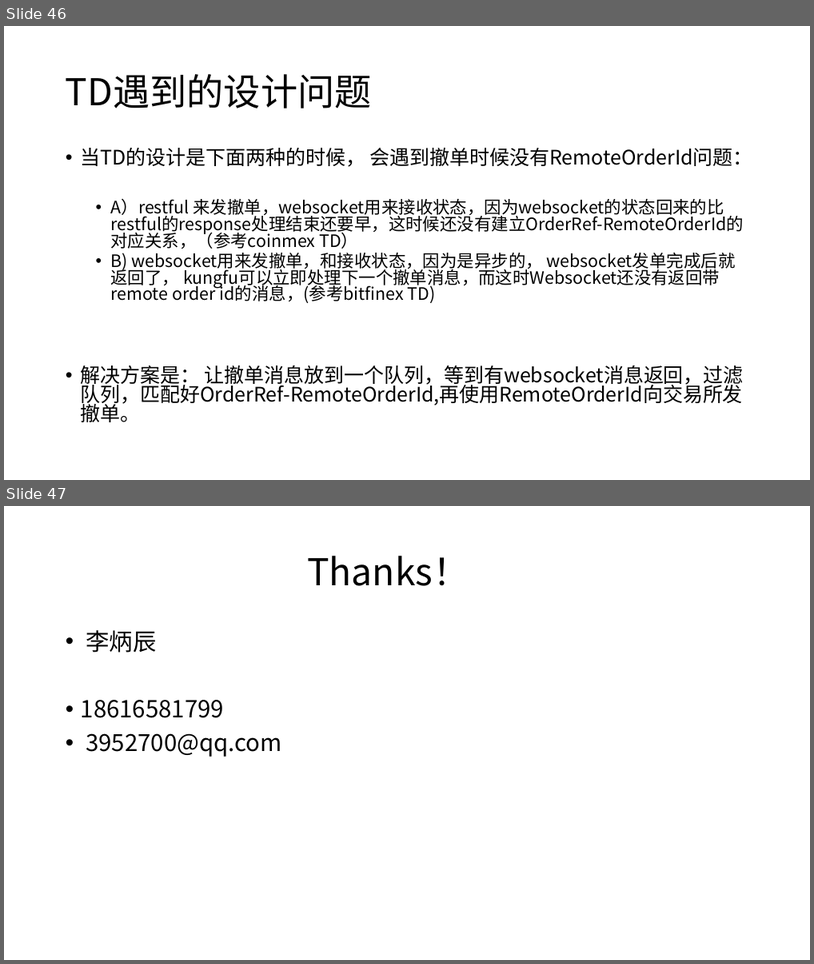
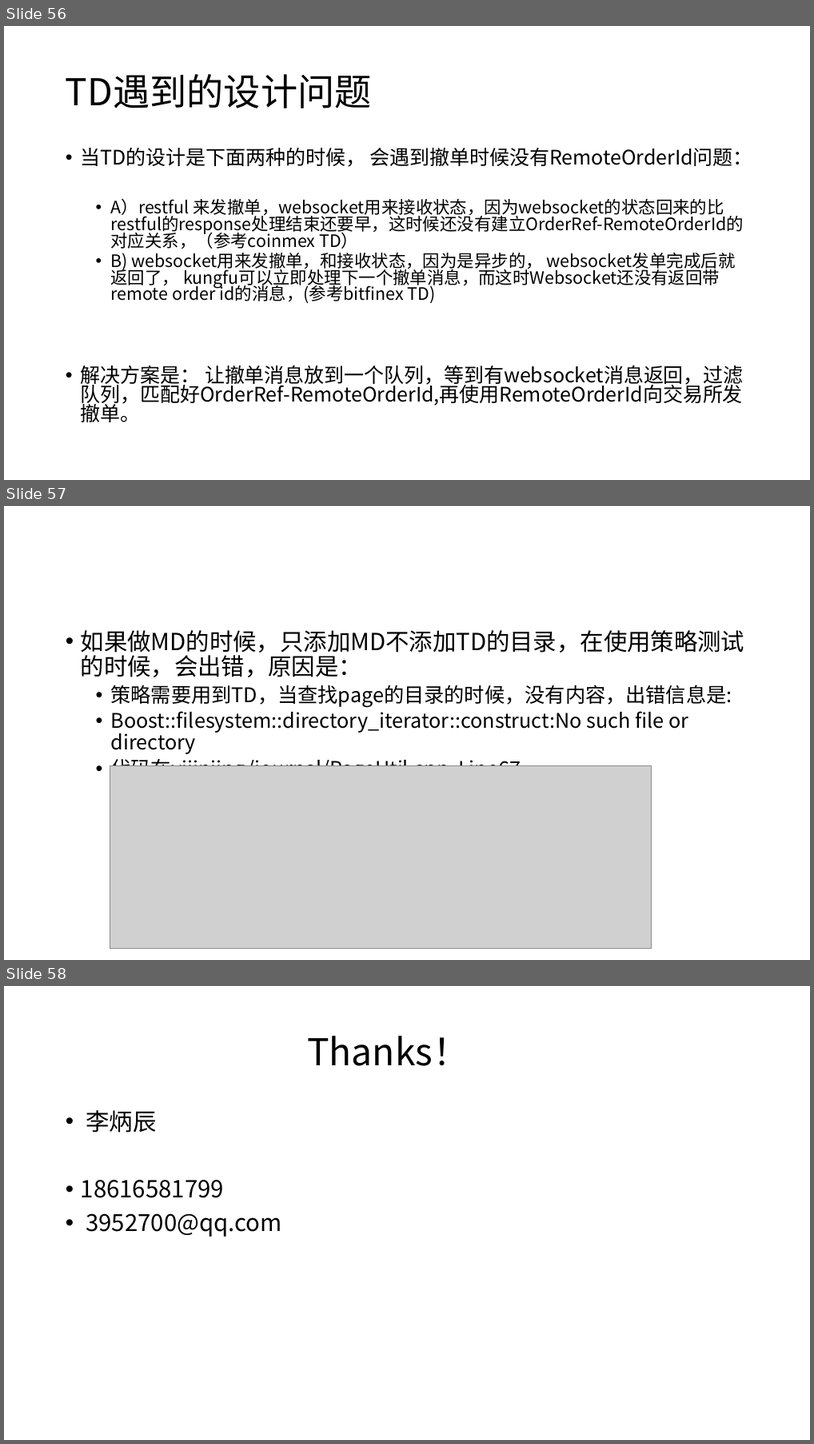
Before and after one commit to qingtiandalaoye/useful_doc, a slide deck: 虚拟货币跨交易所高频交易系统.pptx. Shown one above the other, each under a label of ours: slides 46 and 47 before the commit, slides 56, 57 and 58 after it. The pictures are 814x964 and 814x1444 pixels, drawn with LibreOffice and Linux fonts; fonts in the diff are those of the drawing; grey boxes stand for pictures. Boxes give left, top, right and bottom in pixels: in the first picture for what was removed or moved away, otherwise in the second. Text is boxed around its words. In the diff, an @@ line names an element or a change of style, - is before the commit and + after.

Commit message:
add Journal desc of CTP MD,TD,Strategy

```diff
--- a/虚拟货币跨交易所高频交易系统.pptx
+++ b/虚拟货币跨交易所高频交易系统.pptx
@@ slide 57 added at [4,506,810,960], background #FFFFFF @@
@@ text added at [81,630,745,766], 24 pt, text #000000 @@
+• 如果做MD的时候，只添加MD不添加TD的目录，在使用策略测试的时候，会出错，原因是：
+  • 策略需要用到TD，当查找page的目录的时候，没有内容，出错信息是:
+  • Boost::filesystem::directory_iterator::construct:No such file or directory
+  • 代码在yijinjing/journal/PageUtil.cpp Line67
@@ picture added at [110,766,652,948] @@
@@ what was slide 46 is now slide 56 @@
@@ what was slide 47 is now slide 58 @@
```
Also in this commit, not shown: 1 slide changed, 10 other slides added.
